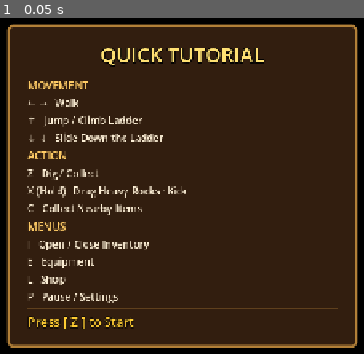
Above: before the commit, frame 1.
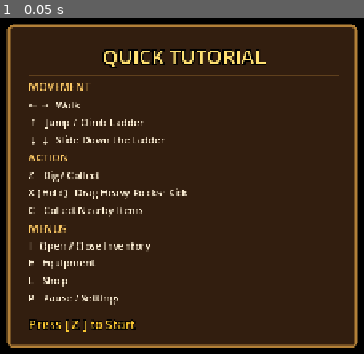
Above: after the commit, the same moment.

Repository: abdalazard/deepstone
Game: Godot game, scene res://scenes/ui/title_screen.tscn
Same seed, same stepped clock (60 frames per second), same inputs: the game is played once before the commit and once after it. Video files are missing from this copy of the repository; at most half a second of black plays in their place.
Inputs:
- Up to frame 1 (0.05 s): no input

The runs differ from the first frame. In frame 1, 8.8% of the frame differs, in the area x 1-99%, y 1-98%.

Commit message:
fix: camera shake, pixel artifacts e minimap full-world
- Bug 1 (câmera tremendo na superfície): shake agora tweena
  _cam_shake_extra em self (Main), não em cam.offset diretamente.
  Base offset (superfície -64 vs caverna 0) é lerped separadamente em
  _cam_base_offset; cam.offset = base + shake — sem conflito.

- Bug 2 (riscos entre blocos): adiciona snap_2d_transforms_to_pixel e
  snap_2d_vertices_to_pixel no project.godot — elimina gaps sub-pixel
  que aparecem quando a câmera está em posição fracionária (zoom 2x).

- Bug 3 (minimapa centralizado): _draw_minimap agora mostra o mundo
  inteiro (30 colunas × 123 linhas) escalonado para MAP_W×MAP_H.
  O ponto do jogador fica proporcional à profundidade real, usando
  toda a área do minimapa em vez de centralizar sempre no player.

Co-Authored-By: Claude Sonnet 4.6 <noreply@anthropic.com>
Claude-Session: https://claude.ai/code/session_016kZTP7318D55Wi7iKAF7A7

Diff:
--- a/project.godot
+++ b/project.godot
@@ -119,6 +119,8 @@
 
 [rendering]
 
+2d/snap/snap_2d_transforms_to_pixel=true
+2d/snap/snap_2d_vertices_to_pixel=true
 textures/canvas_textures/default_texture_filter=0
 renderer/rendering_method="gl_compatibility"
 renderer/rendering_method.mobile="gl_compatibility"
--- a/scripts/main.gd
+++ b/scripts/main.gd
@@ -30,6 +30,8 @@
 var _depth_label: Label = null
 var _hit_flash: ColorRect = null
 var _last_biome: int = -99
+var _cam_base_offset: Vector2 = Vector2.ZERO   # offset base (superfície vs caverna)
+var _cam_shake_extra: float   = 0.0             # shake aditivo (não conflita com base)
 
 var sky_color: Color = Color(0.4, 0.65, 0.9, 1.0)
 var earth_cave_color: Color = Color(0.06, 0.05, 0.04, 1.0) # Camada de Terra (Dark earth)
@@ -180,10 +182,12 @@
 		# a centralizar o personagem no meio da tela.
 		var cam = player.get_node_or_null("Camera2D")
 		if cam:
-			var target_offset := Vector2.ZERO
+			var target_base := Vector2.ZERO
 			if py < WorldConfig.SURFACE_Y:
-				target_offset.y = -64.0
-			cam.offset = cam.offset.lerp(target_offset, minf(1.0, 6.0 * delta))
+				target_base.y = -64.0
+			# Lerp suave na base; shake é aditivo e separado (sem conflito)
+			_cam_base_offset = _cam_base_offset.lerp(target_base, minf(1.0, 6.0 * delta))
+			cam.offset = _cam_base_offset + Vector2(0.0, _cam_shake_extra)
 
 		var current_color = RenderingServer.get_default_clear_color()
 		if not current_color.is_equal_approx(target_color):
@@ -561,26 +565,22 @@
 	const MAP_Y: float = 475.0
 	const MAP_W: float = 180.0
 	const MAP_H: float = 210.0
-	# Zoom: mostra VIEW_ROWS linhas e VIEW_COLS colunas centradas no player
-	const VIEW_ROWS: float = 100.0
-	const VIEW_COLS: float = 14.0
-	const GRID_W_F: float = 30.0
-	const GRID_H_F: float = 600.0
-	const CELL_W: float = MAP_W / VIEW_COLS
-	const CELL_H: float = MAP_H / VIEW_ROWS
-
-	# Centro do player no grid
+	# Mundo completo: 30 colunas, ~123 linhas (y=128 a y=4050)
+	const TOTAL_COLS: float = 30.0
+	const TOTAL_ROWS: float = 123.0
+	const CELL_W: float = MAP_W / TOTAL_COLS   # 6.0 px por coluna
+	const CELL_H: float = MAP_H / TOTAL_ROWS   # ~1.71 px por linha
+
+	# Posição do player no grid
 	var world_x: float = player.global_position.x
 	var world_y: float = player.global_position.y
 	var pcol: float = (world_x - 16.0) / 32.0
 	var prow: float = (world_y - 128.0) / 32.0
-	var col_min: float = pcol - VIEW_COLS * 0.5
-	var row_min: float = prow - VIEW_ROWS * 0.5
 
 	# Borda
 	_minimap_node.draw_rect(Rect2(MAP_X, MAP_Y, MAP_W, MAP_H), Color(0.55, 0.50, 0.42, 0.9), false, 1.5)
 
-	# Tuneis escavados (células mineiradas do SaveManager)
+	# Túneis escavados — mostra TODO o mapa explorado proporcional
 	var sm = get_node_or_null("/root/SaveManager")
 	if sm:
 		for key: String in sm.mined_blocks.keys():
@@ -589,27 +589,22 @@
 				continue
 			var cx: float = float(parts[0])
 			var cy: float = float(parts[1])
-			if cy < row_min or cy > row_min + VIEW_ROWS:
+			if cx < 0 or cx >= TOTAL_COLS or cy < 0 or cy >= TOTAL_ROWS:
 				continue
-			if cx < col_min or cx > col_min + VIEW_COLS:
-				continue
-			var px: float = MAP_X + (cx - col_min) * CELL_W
-			var py: float = MAP_Y + (cy - row_min) * CELL_H
+			var px: float = MAP_X + cx * CELL_W
+			var py: float = MAP_Y + cy * CELL_H
 			_minimap_node.draw_rect(
-				Rect2(px, py, maxf(CELL_W - 0.5, 1.0), maxf(CELL_H - 0.5, 1.0)),
-				Color(0.90, 0.90, 0.90, 0.75))
-
-	# Linha da superfície (row 0 no grid = world_y 128)
-	var surf_row: float = 0.0
-	if surf_row >= row_min and surf_row <= row_min + VIEW_ROWS:
-		var surf_py: float = MAP_Y + (surf_row - row_min) * CELL_H
-		_minimap_node.draw_line(
-			Vector2(MAP_X, surf_py), Vector2(MAP_X + MAP_W, surf_py),
-			Color(0.5, 0.8, 0.3, 0.7), 1.0)
-
-	# Posição do jogador (centro)
-	var dot_x: float = MAP_X + MAP_W * 0.5
-	var dot_y: float = MAP_Y + MAP_H * 0.5
+				Rect2(px, py, maxf(CELL_W - 0.3, 1.0), maxf(CELL_H, 1.0)),
+				Color(0.90, 0.90, 0.90, 0.80))
+
+	# Linha da superfície no topo do mapa (row 0)
+	_minimap_node.draw_line(
+		Vector2(MAP_X, MAP_Y), Vector2(MAP_X + MAP_W, MAP_Y),
+		Color(0.5, 0.8, 0.3, 0.8), 1.5)
+
+	# Posição do jogador proporcional ao mapa todo
+	var dot_x: float = MAP_X + clampf(pcol * CELL_W, 0.0, MAP_W)
+	var dot_y: float = MAP_Y + clampf(prow * CELL_H, 0.0, MAP_H)
 	_minimap_node.draw_circle(Vector2(dot_x, dot_y), 4.0, Color(1.0, 1.0, 1.0, 1.0))
 	_minimap_node.draw_circle(Vector2(dot_x, dot_y), 2.0, Color(0.25, 0.85, 1.0, 1.0))
 
@@ -658,16 +653,15 @@
 		tfl.tween_property(_hit_flash, "color:a", 0.0, 0.10)
 
 func block_hit_shake(combo: int = 0) -> void:
-	# Shake vertical em todo golpe; intensidade escala com combo * 0.5
-	if is_instance_valid(player):
-		var cam = player.get_node_or_null("Camera2D")
-		if is_instance_valid(cam):
-			var tw := cam.create_tween()
-			var strength: float = 3.0 * max(1.0, float(combo) * 0.5)
-			tw.tween_property(cam, "offset", Vector2(0, strength), 0.03)
-			tw.tween_property(cam, "offset", Vector2(0, -strength), 0.03)
-			tw.tween_property(cam, "offset", Vector2(0, strength * 0.5), 0.03)
-			tw.tween_property(cam, "offset", Vector2.ZERO, 0.03)
+	# Shake aditivo: tweena _cam_shake_extra em self, não em cam.offset
+	# Assim não conflita com a lógica de base offset da superfície
+	if not is_instance_valid(player): return
+	var strength: float = 3.0 * max(1.0, float(combo) * 0.5)
+	var tw := create_tween()
+	tw.tween_property(self, "_cam_shake_extra", strength,        0.03)
+	tw.tween_property(self, "_cam_shake_extra", -strength,       0.06)
+	tw.tween_property(self, "_cam_shake_extra", strength * 0.5,  0.03)
+	tw.tween_property(self, "_cam_shake_extra", 0.0,             0.03)
 
 func _setup_combo_hud() -> void:
 	var cl := CanvasLayer.new()
Not shown, added: scripts/mobile_controls.gd.uid
